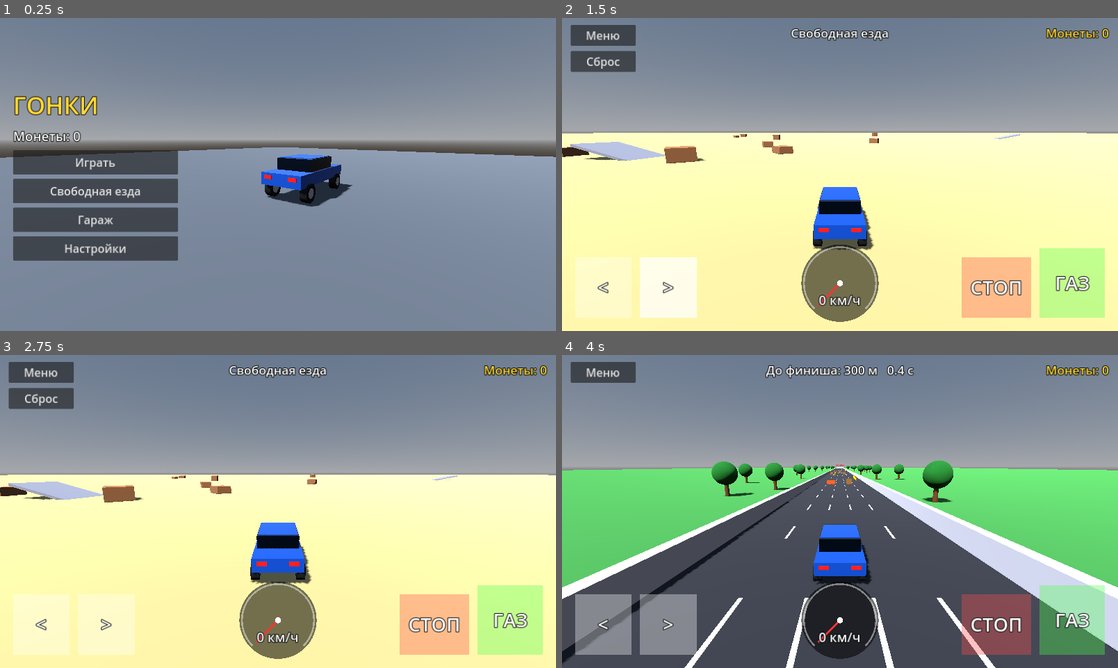
Above: before the commit, frames 1-4 (two rows, left to right).
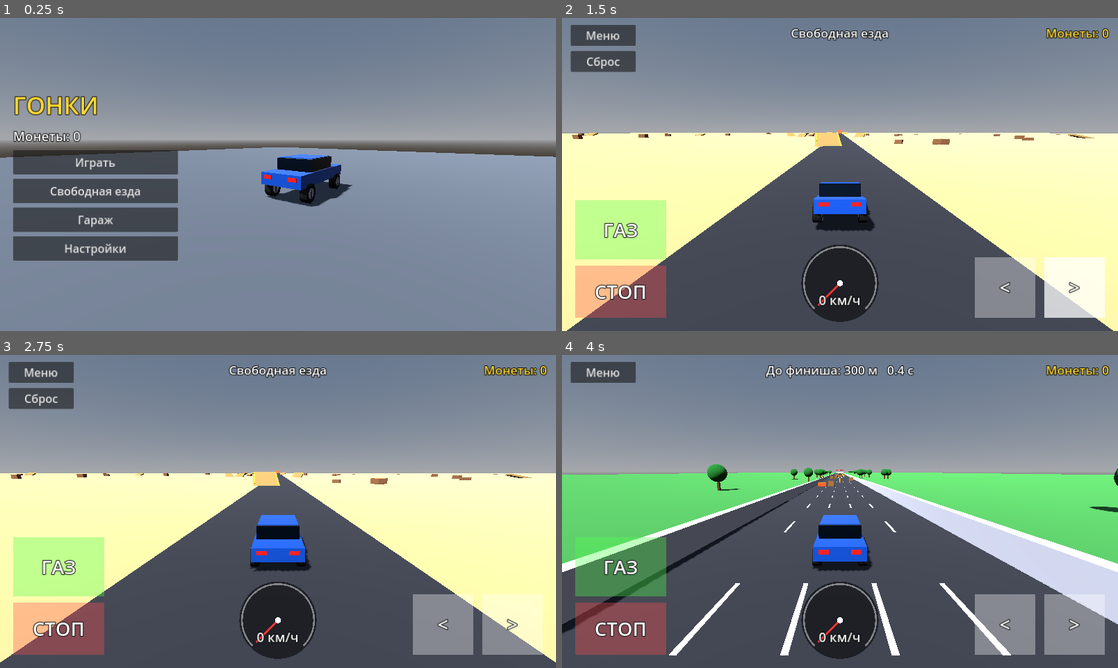
Above: after the commit, the same moments.

Repository: evolodenok-alt/drive-real-3d
Game: Godot game, scene res://Main.tscn
Same seed, same stepped clock (60 frames per second), same inputs: the game is played once before the commit and once after it.
Inputs (mouse positions are in pixels of both pictures, inside the frame that each line leads up to):
- Up to frame 1 (0.25 s): no input
- Up to frame 2 (1.5 s): click "Свободная езда" at 0.5 s; tap Enter at 1.25 s; move the mouse to (962, 158) at 1.27 s; hold D from 1.28 s (still down); tap R at 1.35 s; click (962, 158) at 1.42 s
- Up to frame 3 (2.75 s): release D at 2 s; drag from (166, 527) to (250, 574) at 2.02 s
- Up to frame 4 (4 s): click "Меню" at 2.75 s; click "Играть" at 3.5 s

The runs differ from the first frame. In frame 1, less than 0.1% of the frame differs, in the area x 49-61%, y 51-58%; in frame 2, 39%; in frame 3, 40%, in the area x 0-100%, y 36-100%; in frame 4, 24%.

Commit message:
Update main.gd

Diff:
--- a/main.gd
+++ b/main.gd
@@ -12,6 +12,7 @@
 const REWARD_EVERY_3 := 5000
 const SAVE_PATH := "user://save.json"
 const GAUGE_MAX_KMH := 300.0
+const GRAVITY := 18.0
 
 const UPGRADE_NAMES := ["Мотор", "Подвеска", "Колёса", "Скорость", "Тормоза"]
 const UPGRADE_INFO := {
@@ -46,8 +47,10 @@
 
 var mode := "menu"
 var free_mode := false
-var car: VehicleBody3D
-var wheels: Array[VehicleWheel3D] = []
+var car: CharacterBody3D
+var vis: Node3D
+var wheel_spins: Array[Node3D] = []
+var wheel_steers: Array[Node3D] = []
 var preview_car: Node3D
 var preview_id := -1
 var camera_3d: Camera3D
@@ -59,7 +62,8 @@
 var preview_body_mat: StandardMaterial3D
 
 var speed := 0.0
-var flip_timer := 0.0
+var yaw := 0.0
+var steer_vis := 0.0
 var cam_back := Vector3(0, 0, 1)
 var drifting := false
 var rpm := 0.3
@@ -86,7 +90,6 @@
 var engine_player: AudioStreamPlayer
 var brake_player: AudioStreamPlayer
 var skid_player: AudioStreamPlayer
-
 func _ready() -> void:
     randomize()
     _init_cars()
@@ -266,7 +269,6 @@
         var t := float(n) / float(rate)
         samples[n] = sin(TAU * 1100.0 * t) * exp(-t * 55.0) * 0.8 + (randf() * 2.0 - 1.0) * exp(-t * 120.0) * 0.3
     return _make_wav(samples, rate, false)
-
 func _new_player(stream: AudioStream, db: float) -> AudioStreamPlayer:
     var p := AudioStreamPlayer.new()
     p.stream = stream
@@ -364,7 +366,6 @@
             _build_hud()
         "result":
             _show_result()
-
 func _build_camera() -> void:
     camera_3d = Camera3D.new()
     camera_3d.position = Vector3(0, 7, 12)
@@ -517,10 +518,12 @@
     for c in world_root.get_children():
         c.queue_free()
     car = null
+    vis = null
     smoke = null
     preview_car = null
     tail_mat = null
-    wheels.clear()
+    wheel_spins.clear()
+    wheel_steers.clear()
 
 func _show_preview(id: int) -> void:
     _clear_world()
@@ -545,7 +548,6 @@
     preview_id = id
     camera_3d.position = Vector3(5.5, 2.4, 7.5)
     camera_3d.look_at(Vector3(-1.8, 0.6, 0), Vector3.UP)
-
 # ======================= ЭКРАНЫ МЕНЮ =======================
 
 func show_menu() -> void:
@@ -624,7 +626,6 @@
         show_garage()
     else:
         garage_msg.text = "Не хватает монет!"
-
 func show_garage() -> void:
     mode = "garage"
     _engine_sounds(false)
@@ -774,7 +775,9 @@
     var sz := -1.0 if i < 2 else 1.0
     return Vector3(sx * (W * 0.5 - 0.12), 0.0, sz * L * 0.34)
 
-func _add_wheel_mesh(holder: Node3D, r: float) -> void:
+func _add_wheel_mesh(holder: Node3D, r: float) -> Node3D:
+    var spin := Node3D.new()
+    holder.add_child(spin)
     var tire := MeshInstance3D.new()
     var cm := CylinderMesh.new()
     cm.top_radius = r
@@ -784,7 +787,7 @@
     tire.mesh = cm
     tire.material_override = _mat(Color(0.08, 0.08, 0.08))
     tire.rotation_degrees = Vector3(0, 0, 90)
-    holder.add_child(tire)
+    spin.add_child(tire)
     var hub := MeshInstance3D.new()
     var hm := CylinderMesh.new()
     hm.top_radius = r * 0.55
@@ -794,7 +797,9 @@
     hub.mesh = hm
     hub.material_override = _mat(Color(0.75, 0.75, 0.8))
     hub.rotation_degrees = Vector3(0, 0, 90)
-    holder.add_child(hub)
+    spin.add_child(hub)
+    spin.add_child(_box_mesh(Vector3(0.34, r * 0.9, 0.07), Vector3.ZERO, _mat(Color(0.25, 0.25, 0.3))))
+    return spin
 
 func _build_car_visual(id: int, parent: Node3D) -> Dictionary:
     var cd: Dictionary = CARS[id]
@@ -840,7 +845,6 @@
         parent.add_child(_box_mesh(Vector3(0.35, 0.15, 0.06), Vector3(s * hx, 0.38, -L * 0.5), head))
         parent.add_child(_box_mesh(Vector3(0.35, 0.15, 0.06), Vector3(s * hx, 0.38, L * 0.5), tail_mat))
     return {"body": body_mat}
-
 func _add_coin(x: float, z: float) -> void:
     var a := Area3D.new()
     a.position = Vector3(x, 1.0, z)
@@ -879,19 +883,55 @@
     else:
         _static_box(Vector3(1.3, 1.3, 1.3), Vector3(x, 0.65, z), Color(0.6, 0.4, 0.2))
 
+# Трамплин: нижний край вровень с землёй, поднимается в сторону -Z (при yaw_deg = 0)
+func _add_ramp(x: float, z: float, yaw_deg: float, length: float, width: float, tilt_deg: float, c: Color) -> void:
+    var thick := 1.0
+    var t := deg_to_rad(tilt_deg)
+    var pivot := Node3D.new()
+    pivot.position = Vector3(x, 0.0, z)
+    pivot.rotation_degrees = Vector3(0.0, yaw_deg, 0.0)
+    world_root.add_child(pivot)
+    var sb := StaticBody3D.new()
+    sb.position = Vector3(0.0, length * 0.5 * sin(t) - thick * 0.5 * cos(t), 0.0)
+    sb.rotation_degrees = Vector3(tilt_deg, 0.0, 0.0)
+    var cs := CollisionShape3D.new()
+    var bs := BoxShape3D.new()
+    bs.size = Vector3(width, thick, length)
+    cs.shape = bs
+    sb.add_child(cs)
+    sb.add_child(_box_mesh(bs.size, Vector3.ZERO, _mat(c)))
+    var stripe := _mat(Color(1, 0.9, 0.2))
+    sb.add_child(_box_mesh(Vector3(0.3, 0.05, length), Vector3(-width * 0.5 + 0.3, thick * 0.5 + 0.02, 0.0), stripe))
+    sb.add_child(_box_mesh(Vector3(0.3, 0.05, length), Vector3(width * 0.5 - 0.3, thick * 0.5 + 0.02, 0.0), stripe))
+    pivot.add_child(sb)
+
 func _build_world(is_free: bool) -> void:
     if is_free:
-        _static_box(Vector3(800, 2, 800), Vector3(0, -1, 0), Color(0.78, 0.7, 0.45))
-        for i in range(28):
-            var a := randf() * TAU
-            var d := randf_range(25.0, 160.0)
-            var p := Vector3(cos(a) * d, 0.0, sin(a) * d)
-            if i % 3 == 0:
-                _static_box(Vector3(6, 0.4, 10), p + Vector3(0, 0.9, 0), Color(0.55, 0.55, 0.6), Vector3(-14, randf() * 360.0, 0))
-            else:
-                var h := randf_range(1.0, 2.5)
-                _static_box(Vector3(randf_range(2, 4), h, randf_range(2, 4)), p + Vector3(0, h * 0.5, 0), Color(0.6, 0.4, 0.25), Vector3(0, randf() * 360.0, 0))
-        return
+        _build_free_world()
+    else:
+        _build_race_world()
+
+func _build_free_world() -> void:
+    _static_box(Vector3(1600, 2, 1600), Vector3(0, -1, -300), Color(0.78, 0.7, 0.45))
+    world_root.add_child(_box_mesh(Vector3(10, 0.04, 1200), Vector3(0, 0.02, -400), _mat(Color(0.18, 0.18, 0.2))))
+    var rz := -50.0
+    for i in range(6):
+        _add_ramp(randf_range(-18.0, 18.0), rz, randf_range(-15.0, 15.0), 12.0, 7.0, randf_range(14.0, 20.0), Color(0.7, 0.55, 0.3))
+        rz -= randf_range(70.0, 110.0)
+    _add_ramp(0.0, rz - 30.0, 0.0, 26.0, 12.0, 22.0, Color(0.85, 0.35, 0.2))
+    for i in range(10):
+        var a := randf() * TAU
+        var d := randf_range(40.0, 300.0)
+        _add_ramp(cos(a) * d, sin(a) * d - 200.0, randf() * 360.0, 10.0, 6.0, randf_range(12.0, 18.0), Color(0.7, 0.55, 0.3))
+    for i in range(40):
+        var a2 := randf() * TAU
+        var d2 := randf_range(30.0, 350.0)
+        var p := Vector3(cos(a2) * d2, 0.0, sin(a2) * d2 - 200.0)
+        if absf(p.x) < 14.0 and p.z < 40.0 and p.z > -700.0:
+            continue
+        var h := randf_range(1.0, 2.5)
+        _static_box(Vector3(randf_range(2, 4), h, randf_range(2, 4)), p + Vector3(0, h * 0.5, 0), Color(0.6, 0.4, 0.25), Vector3(0, randf() * 360.0, 0))
+func _build_race_world() -> void:
     var z_min := -(ROAD_LENGTH + 400.0)
     var z_max := 100.0
     _static_box(Vector3(600, 2, z_max - z_min), Vector3(0, -1, (z_max + z_min) * 0.5), Color(0.25, 0.55, 0.25))
@@ -904,7 +944,6 @@
         _static_box(Vector3(0.6, 1.2, rlen), Vector3(s * 6.6, 0.6, rc), Color(0.8, 0.8, 0.85))
     _static_box(Vector3(13.8, 3.0, 0.6), Vector3(0, 1.5, r0), Color(0.8, 0.8, 0.85))
     _static_box(Vector3(13.8, 3.0, 0.6), Vector3(0, 1.5, r1), Color(0.8, 0.8, 0.85))
-    # разметка
     var xs := [-3.15, -1.05, 1.05, 3.15]
     var count_z := int((r0 - r1) / 8.0)
     var mm := MultiMesh.new()
@@ -922,7 +961,6 @@
     mmi.multimesh = mm
     mmi.material_override = _mat(Color(0.95, 0.95, 0.95))
     world_root.add_child(mmi)
-    # препятствия и монеты
     var z := -FIRST_ROW_Z
     while z > -ROAD_LENGTH + 15.0:
         var lane_ids := range(LANES.size())
@@ -936,7 +974,6 @@
         for k in range(4):
             _add_coin(coin_lane, z - 5.0 - k * 3.0)
         z -= randf_range(ROW_GAP_MIN, ROW_GAP_MAX)
-    # финиш
     world_root.add_child(_box_mesh(Vector3(12.6, 0.05, 1.5), Vector3(0, 0.06, -ROAD_LENGTH), _mat(Color(1, 1, 1))))
     var post_mat := _mat(Color(0.9, 0.1, 0.1))
     for s in [-1.0, 1.0]:
@@ -949,7 +986,6 @@
     fl.outline_size = 12
     fl.position = Vector3(0, 5.6, -ROAD_LENGTH + 0.25)
     world_root.add_child(fl)
-    # деревья
     for i in range(36):
         var side := -1.0 if i % 2 == 0 else 1.0
         var tree := Node3D.new()
@@ -972,47 +1008,34 @@
         crown.position = Vector3(0, 3.2, 0)
         tree.add_child(crown)
         world_root.add_child(tree)
+# ======================= МАШИНА И ЗАЕЗД =======================
 
 func _spawn_car() -> void:
     var cd: Dictionary = CARS[current_car]
     var r := float(cd["wheel"])
     var L := float(cd["len"])
     var W := float(cd["wid"])
-    var grip := float(cd["grip"])
-    var lv_w := float(_lv("Колёса"))
-    var lv_s := float(_lv("Подвеска"))
-    car = VehicleBody3D.new()
-    car.mass = float(cd["mass"])
-    car.center_of_mass_mode = RigidBody3D.CENTER_OF_MASS_MODE_CUSTOM
-    car.center_of_mass = Vector3(0, -0.15, 0)
-    car.linear_damp = 0.05
-    car.angular_damp = 1.0
-    car.position = Vector3(0, 1.2, 0)
+    car = CharacterBody3D.new()
+    car.position = Vector3(0, 0.3, 0)
+    car.floor_snap_length = 0.25
     var col := CollisionShape3D.new()
     var bs := BoxShape3D.new()
-    bs.size = Vector3(W - 0.1, 0.7, L)
+    bs.size = Vector3(W - 0.1, 1.0, L - 0.2)
     col.shape = bs
-    col.position = Vector3(0, 0.35, 0)
+    col.position = Vector3(0, 0.5, 0)
     car.add_child(col)
-    _build_car_visual(current_car, car)
-    wheels.clear()
+    vis = Node3D.new()
+    vis.position = Vector3(0, r, 0)
+    car.add_child(vis)
+    _build_car_visual(current_car, vis)
+    wheel_spins.clear()
+    wheel_steers.clear()
     for i in range(4):
-        var w := VehicleWheel3D.new()
-        w.position = _wheel_pos(i, L, W)
-        w.use_as_traction = true
-        w.use_as_steering = i < 2
-        w.wheel_radius = r
-        w.wheel_rest_length = 0.2
-        w.suspension_travel = 0.25
-        w.suspension_stiffness = 40.0 + 4.0 * lv_s
-        w.suspension_max_force = 8000.0
-        w.damping_compression = 0.88
-        w.damping_relaxation = 1.0
-        w.wheel_roll_influence = 0.16 - 0.02 * lv_s
-        w.wheel_friction_slip = 8.0 * grip * (0.92 + 0.04 * lv_w)
-        _add_wheel_mesh(w, r)
-        car.add_child(w)
-        wheels.append(w)
+        var holder := Node3D.new()
+        holder.position = _wheel_pos(i, L, W)
+        vis.add_child(holder)
+        wheel_spins.append(_add_wheel_mesh(holder, r))
+        wheel_steers.append(holder)
     smoke = CPUParticles3D.new()
     smoke.emitting = false
     smoke.amount = 40
@@ -1034,10 +1057,9 @@
     smat.shading_mode = BaseMaterial3D.SHADING_MODE_UNSHADED
     sph.material = smat
     smoke.mesh = sph
-    smoke.position = Vector3(0, 0.15, L * 0.45)
+    smoke.position = Vector3(0, 0.2, L * 0.45)
     car.add_child(smoke)
     world_root.add_child(car)
-# ======================= ЗАЕЗД =======================
 
 func start_run(is_free: bool) -> void:
     mode = "playing"
@@ -1045,7 +1067,8 @@
     run_time = 0.0
     run_coins = 0
     speed = 0.0
-    flip_timer = 0.0
+    yaw = 0.0
+    steer_vis = 0.0
     gas_amt = 0.0
     brake_amt = 0.0
     skid_amt = 0.0
@@ -1106,12 +1129,12 @@
     speed_label.size = Vector2(190, 44)
     speed_label.horizontal_alignment = HORIZONTAL_ALIGNMENT_CENTER
     gauge.add_child(speed_label)
+    # Слева: газ и тормоз. Справа: повороты.
+    _make_pad("gas", "ГАЗ", Rect2(30, vp.y - 300, 210, 135), Color(0.3, 1, 0.3, 0.35))
+    _make_pad("brake", "СТОП", Rect2(30, vp.y - 150, 210, 120), Color(1, 0.3, 0.3, 0.35))
     var base := Color(1, 1, 1, 0.35)
-    _make_pad("left", "<", Rect2(30, vp.y - 170, 130, 140), base)
-    _make_pad("right", ">", Rect2(180, vp.y - 170, 130, 140), base)
-    _make_pad("brake", "СТОП", Rect2(vp.x - 360, vp.y - 170, 160, 140), Color(1, 0.3, 0.3, 0.35))
-    _make_pad("gas", "ГАЗ", Rect2(vp.x - 180, vp.y - 190, 150, 160), Color(0.3, 1, 0.3, 0.35))
-
+    _make_pad("left", "<", Rect2(vp.x - 330, vp.y - 170, 140, 140), base)
+    _make_pad("right", ">", Rect2(vp.x - 170, vp.y - 170, 140, 140), base)
 func _draw_gauge() -> void:
     var c := gauge.size / 2.0
     var r := minf(c.x, c.y) - 6.0
@@ -1144,7 +1167,9 @@
         _update_audio()
         _update_hud()
         for c in get_tree().get_nodes_in_group("coins"):
-            c.rotation.y += delta * 3.0
+            var cn := c as Node3D
+            if cn != null:
+                cn.rotation.y += delta * 3.0
     elif is_instance_valid(preview_car):
         preview_car.rotation.y += delta * 0.6
 
@@ -1154,12 +1179,11 @@
     if not free_mode:
         run_time += delta
     _drive(delta)
-    if car.global_transform.basis.y.y < 0.25:
-        flip_timer += delta
-    else:
-        flip_timer = 0.0
-    if flip_timer > 2.0 or car.global_position.y < -20.0:
-        _respawn_car(false)
+    var p := car.global_position
+    if p.y < -20.0:
+        _respawn_car(true)
+    if free_mode and (absf(p.x) > 780.0 or p.z > 480.0 or p.z < -1080.0):
+        _respawn_car(true)
     if tail_mat != null:
         tail_mat.emission_energy_multiplier = 4.0 if _pressed("brake") else 0.5
     _update_camera(delta)
@@ -1167,8 +1191,9 @@
         _finish()
 
 # ======================= ЕЗДА =======================
-# Газ отпущен -> тяги и тормоза нет, машина катится (накат).
-# Тормоз включается ТОЛЬКО кнопкой "СТОП" / S.
+# Отпустил газ: тяги и тормоза нет, машина катится (накат).
+# Тормоз включается только кнопкой "СТОП" / S.
+# Тормоз + поворот на скорости = дрифт.
 
 func _drive(delta: float) -> void:
     var gas := _pressed("gas")
@@ -1178,59 +1203,145 @@
         steer_in += 1.0
     if _pressed("right"):
         steer_in -= 1.0
-    var bs := car.global_transform.basis
-    var vel := car.linear_velocity
-    speed = vel.dot(-bs.z)
-    var kmh := absf(speed) * 3.6
-    var m := car.mass
-    var eng := _car_f(current_car, "engine") * (0.85 + 0.06 * float(_lv("Мотор")))
-    var vmax := (150.0 / 3.6) * _car_f(current_car, "speed") * (0.88 + 0.06 * float(_lv("Скорость")))
+
+    var id := current_car
+    var lv_m := float(_lv("Мотор"))
+    var lv_s := float(_lv("Скорость"))
     var lv_b := float(_lv("Тормоза"))
     var lv_w := float(_lv("Колёса"))
-
-    var force := 0.0
-    var brake_val := 0.0
-    if brk:
-        if speed > 1.0:
-            brake_val = m * 0.03 * (0.75 + 0.1 * lv_b)
-        elif speed > -8.0:
-            force = -m * 0.04 * eng
-    elif gas:
-        if speed < -1.0:
-            brake_val = m * 0.03
+    var lv_p := float(_lv("Подвеска"))
+    var eng := _car_f(id, "engine") * (0.85 + 0.06 * lv_m)
+    var vmax := (150.0 / 3.6) * _car_f(id, "speed") * (0.88 + 0.06 * lv_s)
+    var accel := 7.0 * eng
+    var brake_dec := 14.0 * (0.85 + 0.07 * lv_b)
+    var grip := 9.0 * _car_f(id, "grip") * (0.88 + 0.04 * lv_w + 0.03 * lv_p)
+    if free_mode:
+        grip *= 0.8
+
+    var on_floor := car.is_on_floor()
+    var vel := car.velocity
+    var vh := Vector3(vel.x, 0.0, vel.z)
+
+    # Руль поворачивает корпус
+    var fwd_pre := vh.dot(-Basis(Vector3.UP, yaw).z)
+    var turn := steer_in * (2.2 / (1.0 + absf(fwd_pre) * 3.6 / 70.0))
+    turn *= clampf(absf(fwd_pre) / 5.0, 0.0, 1.0)
+    if fwd_pre < 0.0:
+        turn = -turn
+    var drift_cmd := brk and steer_in != 0.0 and fwd_pre > 8.0 and on_floor
+    if drift_cmd:
+        turn *= 1.4
+    if not on_floor:
+        turn *= 0.25
+    yaw += turn * delta
+    var bas := Basis(Vector3.UP, yaw)
+    var f := -bas.z
+    var rt := bas.x
+    var fwd := vh.dot(f)
+    var lat := vh.dot(rt)
+    var slip := absf(lat)
+
+    # Газ, накат, тормоз, сцепление
+    var new_fwd := fwd
+    if on_floor:
+        if brk:
+            if fwd > 0.5:
+                var bd := brake_dec
+                if drift_cmd:
+                    bd *= 0.3
+                new_fwd = maxf(fwd - bd * delta, 0.0)
+            else:
+                new_fwd = maxf(fwd - 0.6 * accel * delta, -10.0)
+        elif gas:
+            if fwd < -0.5:
+                new_fwd = minf(fwd + brake_dec * delta, 0.0)
+            else:
+                var ratio := clampf(fwd / vmax, 0.0, 1.0)
+                new_fwd = fwd + accel * (1.0 - ratio * ratio) * delta
         else:
-            var ratio := clampf(speed / vmax, 0.0, 1.0)
-            force = m * 0.05 * eng * (1.0 - ratio * ratio * ratio)
-    car.engine_force = force
-    car.brake = brake_val
-
-    var max_steer := maxf(0.55 / (1.0 + kmh / 80.0), 0.12)
-    car.steering = move_toward(car.steering, steer_in * max_steer, delta * (3.0 + 0.4 * lv_w))
-
-    # прижимная сила для устойчивости
-    car.apply_central_force(-bs.y * speed * speed * 1.0)
-
-    # дрифт и дым
-    var lat := vel.dot(bs.x)
+            new_fwd = move_toward(fwd, 0.0, (0.6 + 0.0003 * fwd * fwd) * delta)
+        var g := grip
+        if drift_cmd:
+            g = 1.3
+        lat = lat * exp(-g * delta)
+    else:
+        new_fwd = move_toward(fwd, 0.0, 0.1 * delta)
+
+    # Скорость по склону и гравитация (трамплины)
+    var nh := f * new_fwd + rt * lat
+    var vy := vel.y
+    if on_floor:
+        var fn := car.get_floor_normal()
+        if fn.y > 0.2:
+            vy = -(fn.x * nh.x + fn.z * nh.z) / fn.y - 1.5
+        else:
+            vy = -1.5
+    else:
+        vy -= GRAVITY * delta
+    car.velocity = Vector3(nh.x, vy, nh.z)
+    car.rotation.y = yaw
+    car.move_and_slide()
+
+    # Удар о стену или препятствие
+    for i in range(car.get_slide_collision_count()):
+        var hit := car.get_slide_collision(i)
+        var n := hit.get_normal()
+        if absf(n.y) < 0.5:
+            var nflat := Vector3(n.x, 0.0, n.z)
+            if nflat.length() > 0.01 and -nh.dot(nflat.normalized()) > 3.0:
+                car.velocity = Vector3(car.velocity.x * 0.6, car.velocity.y, car.velocity.z * 0.6)
+                break
+
+    var vh2 := Vector3(car.velocity.x, 0.0, car.velocity.z)
+    speed = vh2.dot(f)
+    var kmh := absf(speed) * 3.6
+    var floor_now := car.is_on_floor()
+
+    # Наклон кузова
+    var tp := 0.0
+    var tr := 0.0
+    if floor_now:
+        var n2 := car.get_floor_normal()
+        var ny := maxf(n2.y, 0.2)
+        tp = atan(-(n2.x * f.x + n2.z * f.z) / ny)
+        tr = atan(-(n2.x * rt.x + n2.z * rt.z) / ny)
+    else:
+        tp = atan2(car.velocity.y, maxf(vh2.length(), 6.0))
+    tr += steer_in * clampf(kmh / 120.0, 0.0, 1.0) * 0.06
+    var k := minf(1.0, delta * 8.0)
+    vis.rotation.x = lerp_angle(vis.rotation.x, tp, k)
+    vis.rotation.z = lerp_angle(vis.rotation.z, tr, k)
+
+    # Колёса
+    var wr := _car_f(id, "wheel")
+    steer_vis = lerpf(steer_vis, steer_in * 0.45, minf(1.0, delta * 10.0))
+    for i in range(wheel_spins.size()):
+        var sp: Node3D = wheel_spins[i]
+        sp.rotation.x -= (speed / wr) * delta
+        if i < 2:
+            var stw: Node3D = wheel_steers[i]
+            stw.rotation.y = steer_vis
+
+    # Дрифт, дым и звук
     var target_skid := 0.0
-    if wheels.size() > 2 and wheels[2].is_in_contact():
-        target_skid = clampf((absf(lat) - 1.5) / 5.0, 0.0, 1.0)
+    if floor_now:
+        target_skid = clampf((slip - 1.5) / 5.0, 0.0, 1.0)
     skid_amt = move_toward(skid_amt, target_skid, delta * 4.0)
-    drifting = absf(lat) > 3.0
-    if smoke != null:
-        smoke.emitting = drifting or (brk and kmh > 40.0)
-
+    drifting = slip > 3.0 or drift_cmd
+    if is_instance_valid(smoke):
+        smoke.emitting = drifting or (brk and kmh > 40.0 and floor_now)
     gas_amt = move_toward(gas_amt, 1.0 if gas else 0.0, delta * 3.0)
     brake_amt = clampf(speed / 20.0, 0.0, 1.0) if brk else 0.0
     rpm = lerpf(rpm, clampf(absf(speed) / vmax, 0.05, 1.0), delta * 5.0)
-
 # ======================= КАМЕРА, СБРОС, ФИНИШ =======================
 
 func _snap_camera() -> void:
     if not is_instance_valid(car):
         return
-    camera_3d.global_position = car.global_position + Vector3(0, 3.4, 8.5)
-    camera_3d.look_at(car.global_position + Vector3(0, 1.0, -4.0), Vector3.UP)
+    var b := Basis(Vector3.UP, yaw).z
+    cam_back = Vector3(b.x, 0.0, b.z)
+    camera_3d.global_position = car.global_position + cam_back * 8.5 + Vector3(0, 3.4, 0)
+    camera_3d.look_at(car.global_position + Vector3(0, 1.0, 0) - cam_back * 4.0, Vector3.UP)
 
 func _update_camera(delta: float) -> void:
     var pos := car.global_position
@@ -1253,17 +1364,14 @@
         return
     var p := car.global_position
     if reset:
-        p = Vector3(0, 1.2, 0)
+        p = Vector3(0, 0.3, 0)
+        yaw = 0.0
     else:
-        p.y = 1.5
-        if not free_mode:
-            p.x = clampf(p.x, -4.5, 4.5)
-    car.linear_velocity = Vector3.ZERO
-    car.angular_velocity = Vector3.ZERO
-    car.steering = 0.0
-    car.global_transform = Transform3D(Basis.IDENTITY, p)
-    flip_timer = 0.0
-    cam_back = Vector3(0, 0, 1)
+        p.y += 1.0
+    car.velocity = Vector3.ZERO
+    car.global_position = p
+    car.rotation.y = yaw
+    speed = 0.0
     _snap_camera()
 
 func _finish() -> void:
@@ -1276,8 +1384,8 @@
     coins += total
     last_result = {"time": run_time, "collected": run_coins, "base": base, "bonus": bonus, "total": total}
     _save_game()
-    car.engine_force = 0.0
-    car.brake = car.mass * 0.03
+    if is_instance_valid(smoke):
+        smoke.emitting = false
     _engine_sounds(false)
     mode = "result"
     _update_music()
